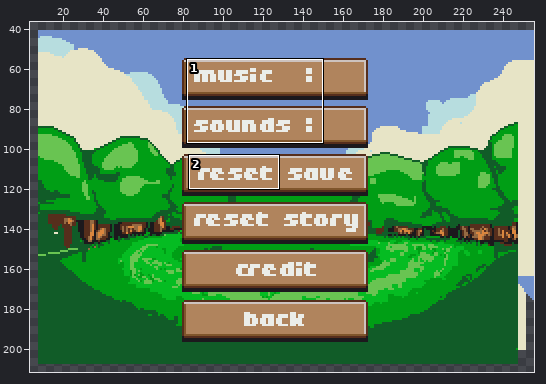
One commit to this pixel-art file: graphics_raw/bg/menu_config.aseprite. The first picture is a wide view before the edit; the outline marks the close-up.
Close-up. Before the commit:
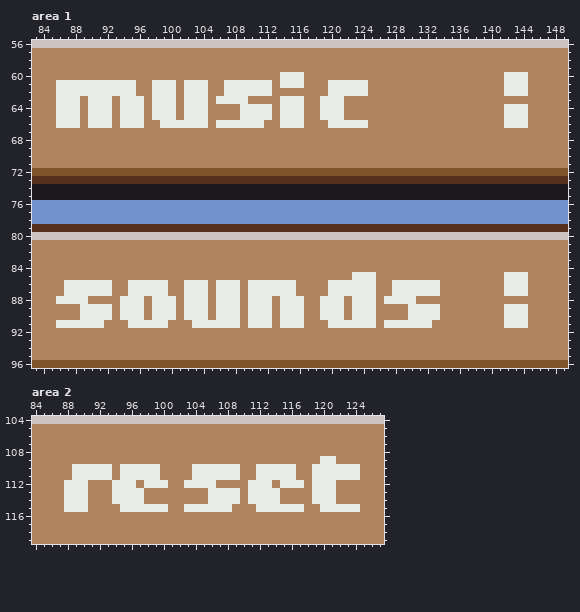
256x256 pixels, 1 frame. Shown: area 1: x 83..149, y 56..96; area 2: x 84..127, y 104..119. The wide view leaves out empty margins. The commit also changed other parts of the picture, which this record leaves out.
New version:
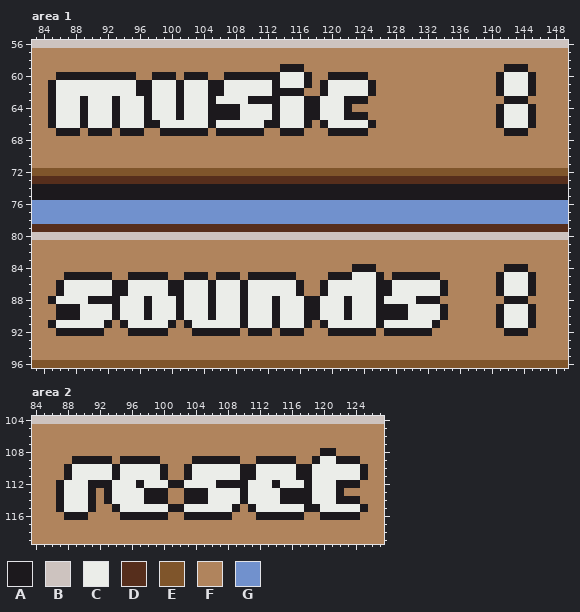
Palette (. is transparent): A #1c191d  B #cdc3bf  C #ebede9  D #562e1c  E #7f552b  F #b0845d  G #7191cd
Change:
layer "UI/Layer 3" added
Area 1, layer "UI/Layer 3":
y 59: x 114..116 FFF -> AAA; x 142..144 FFF -> AAA
y 60: x 86..95 FFFFFFFFFF -> AAAAAAAAAA; x 98..100 FFF -> AAA; x 102..104 FFF -> AAA; x 107..113 FFFFFFF -> AAAAAAA; x 117 F -> A; x 120..124 FFFFF -> AAAAA; x 141 F -> A; x 145 F -> A
y 61: x 85 F -> A; x 96..97 FF -> AA; x 101 F -> A; x 105..106 FF -> AA; x 113 F -> A; x 117 F -> A; x 119 F -> A; x 125 F -> A; x 141 F -> A; x 145 F -> A
y 62: x 85 F -> A; x 96..97 FF -> AA; x 101 F -> A; x 105..106 FF -> AA; x 113..116 FFFF -> AAAA; x 119 F -> A; x 125 F -> A; x 141 F -> A; x 145 F -> A
y 63: x 85 F -> A; x 89 F -> A; x 93 F -> A; x 97 F -> A; x 101 F -> A; x 105 F -> A; x 110..113 FFFF -> AAAA; x 117..118 FF -> AA; x 122..124 FFF -> AAA; x 142..144 FFF -> AAA
y 64: x 85 F -> A; x 89 F -> A; x 93 F -> A; x 97 F -> A; x 101 F -> A; x 105..108 FFFF -> AAAA; x 113 F -> A; x 117..118 FF -> AA; x 122 F -> A; x 141 F -> A; x 145 F -> A
y 65: x 85 F -> A; x 89 F -> A; x 93 F -> A; x 97 F -> A; x 101 F -> A; x 105..108 FFFF -> AAAA; x 113 F -> A; x 117..118 FF -> AA; x 122..124 FFF -> AAA; x 141 F -> A; x 145 F -> A
y 66: x 85 F -> A; x 89 F -> A; x 93 F -> A; x 97..98 FF -> AA; x 105 F -> A; x 112..113 FF -> AA; x 117 F -> A; x 119 F -> A; x 125 F -> A; x 141 F -> A; x 145 F -> A
y 67: x 86..88 FFF -> AAA; x 90..92 FFF -> AAA; x 94..96 FFF -> AAA; x 99..104 FFFFFF -> AAAAAA; x 106..111 FFFFFF -> AAAAAA; x 114..116 FFF -> AAA; x 120..124 FFFFF -> AAAAA; x 142..144 FFF -> AAA
y 84: x 123..125 FFF -> AAA; x 142..144 FFF -> AAA
y 85: x 87..92 FFFFFF -> AAAAAA; x 95..99 FFFFF -> AAAAA; x 102..104 FFF -> AAA; x 106..108 FFF -> AAA; x 110..115 FFFFFF -> AAAAAA; x 120..122 FFF -> AAA; x 126 F -> A; x 128..133 FFFFFF -> AAAAAA; x 141 F -> A; x 145 F -> A
y 86..87: x 86 F -> A; x 93..94 FF -> AA; x 100..101 FF -> AA; x 105 F -> A; x 109 F -> A; x 116 F -> A; x 119 F -> A; x 126..127 FF -> AA; x 134 F -> A; x 141 F -> A; x 145 F -> A
y 88: x 85 F -> A; x 90..93 FFFF -> AAAA; x 97 F -> A; x 101 F -> A; x 105 F -> A; x 109 F -> A; x 113 F -> A; x 117..118 FF -> AA; x 122 F -> A; x 126 F -> A; x 131..133 FFF -> AAA; x 142..144 FFF -> AAA
y 89..90: x 86..88 FFF -> AAA; x 93 F -> A; x 97 F -> A; x 101 F -> A; x 105 F -> A; x 109 F -> A; x 113 F -> A; x 117..118 FF -> AA; x 122 F -> A; x 126..129 FFFF -> AAAA; x 134 F -> A; x 141 F -> A; x 145 F -> A
y 91: x 85 F -> A; x 92 F -> A; x 94 F -> A; x 100 F -> A; x 102 F -> A; x 109 F -> A; x 113 F -> A; x 117 F -> A; x 119 F -> A; x 126 F -> A; x 133 F -> A; x 141 F -> A; x 145 F -> A
y 92: x 86..91 FFFFFF -> AAAAAA; x 95..99 FFFFF -> AAAAA; x 103..108 FFFFFF -> AAAAAA; x 110..112 FFF -> AAA; x 114..116 FFF -> AAA; x 120..125 FFFFFF -> AAAAAA; x 127..132 FFFFFF -> AAAAAA; x 142..144 FFF -> AAA
Area 2, layer "UI/Layer 3":
y 108: x 120..121 FF -> AA
y 109: x 89..93 FFFFF -> AAAAA; x 95..99 FFFFF -> AAAAA; x 104..109 FFFFFF -> AAAAAA; x 112..116 FFFFF -> AAAAA; x 119 F -> A; x 122..124 FFF -> AAA
y 110..111: x 88 F -> A; x 94 F -> A; x 100 F -> A; x 103 F -> A; x 110..111 FF -> AA; x 117..118 FF -> AA; x 125 F -> A
y 112: x 87 F -> A; x 91..93 FFF -> AAA; x 97 F -> A; x 101..102 FF -> AA; x 107..110 FFFF -> AAAA; x 114 F -> A; x 118 F -> A; x 122..124 FFF -> AAA
y 113: x 87 F -> A; x 91 F -> A; x 93 F -> A; x 98..100 FFF -> AAA; x 103..105 FFF -> AAA; x 110 F -> A; x 115..118 FFFF -> AAAA; x 122 F -> A
y 114: x 87 F -> A; x 91 F -> A; x 93 F -> A; x 98..100 FFF -> AAA; x 103..105 FFF -> AAA; x 110 F -> A; x 115..118 FFFF -> AAAA; x 122..124 FFF -> AAA
y 115: x 87 F -> A; x 91 F -> A; x 94 F -> A; x 101..102 FF -> AA; x 109 F -> A; x 111 F -> A; x 118..119 FF -> AA; x 125 F -> A
y 116: x 88..90 FFF -> AAA; x 95..100 FFFFFF -> AAAAAA; x 103..108 FFFFFF -> AAAAAA; x 112..117 FFFFFF -> AAAAAA; x 120..124 FFFFF -> AAAAA
Pixel boxes of the changes (left, top, right, bottom) in both close-ups:
changed: (48, 64, 376, 136)
changed: (496, 64, 536, 136)
changed: (48, 264, 448, 336)
changed: (496, 264, 536, 336)
changed: (56, 448, 368, 520)
